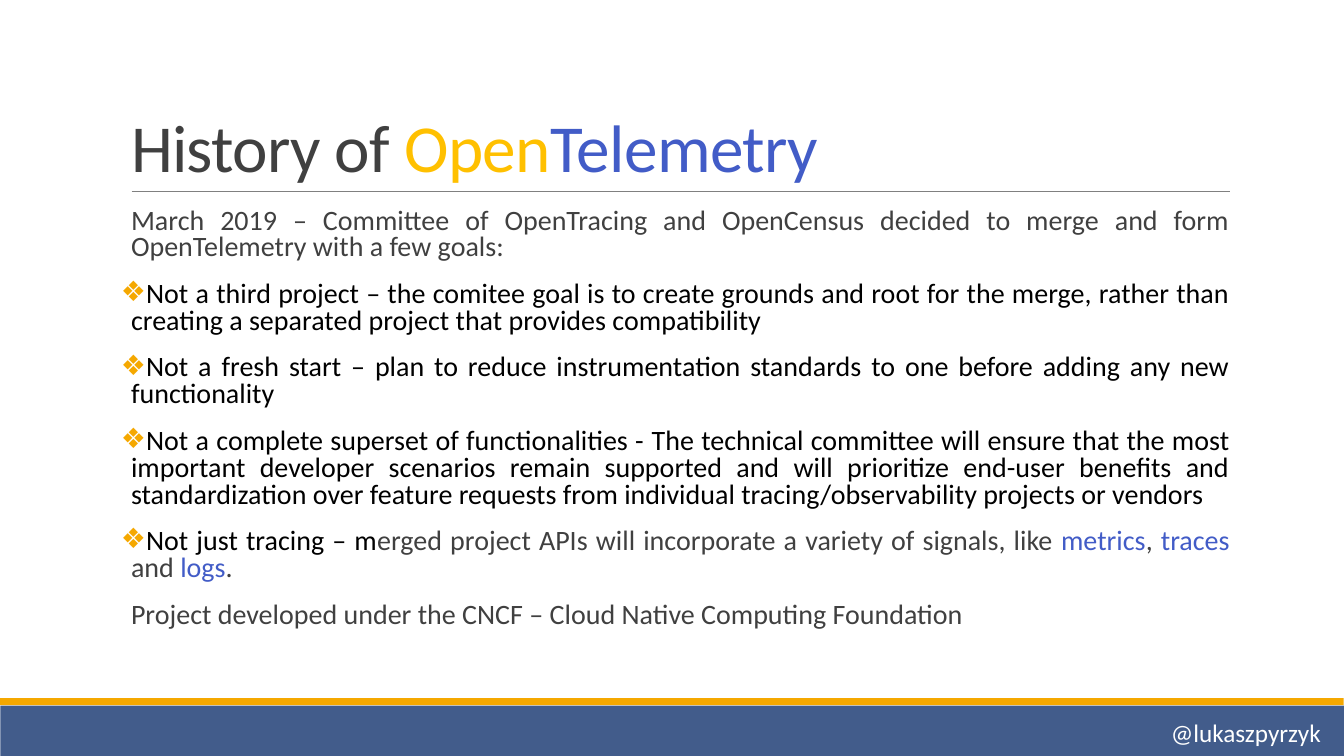
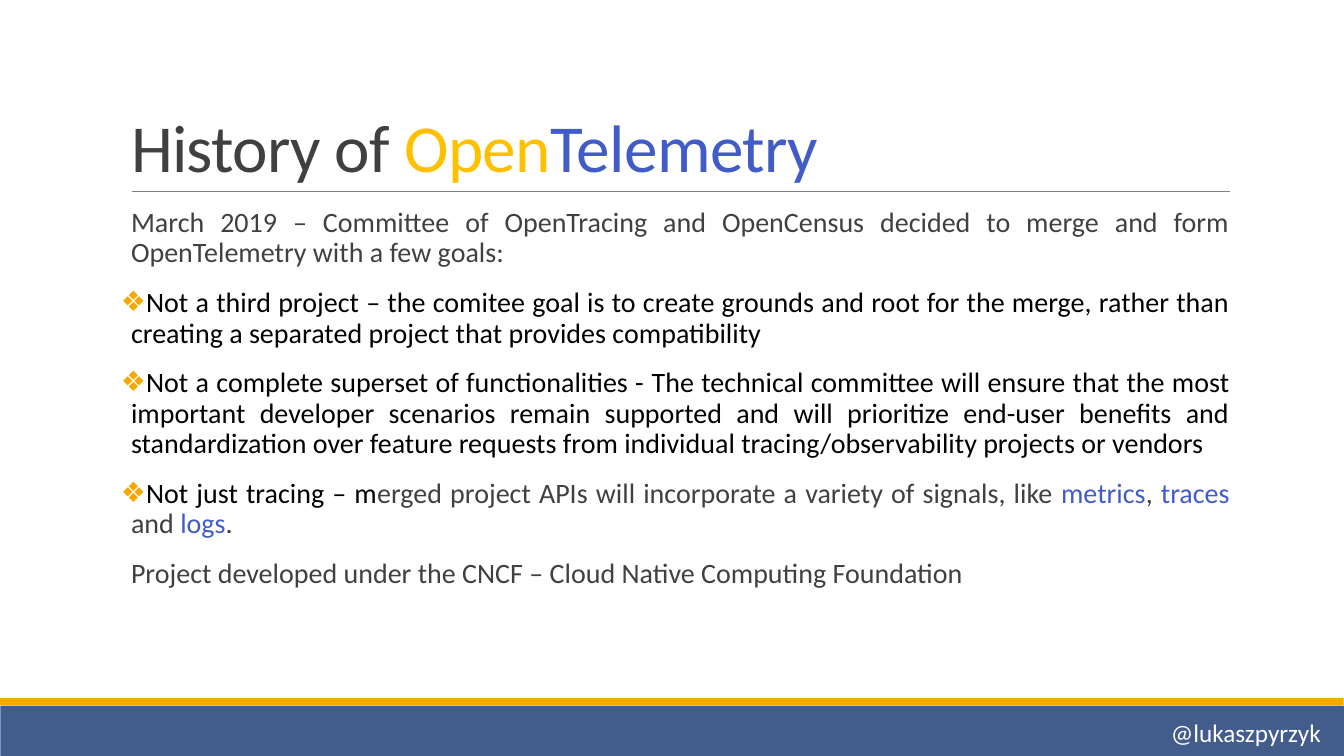
Before and after one commit to lukasz-pyrzyk/opentelemetry-demo, a slide deck: slide 11 of OpenTelemetry.pptx. Drawn at 1344x756 pixels with LibreOffice and Linux fonts; fonts in the diff are those of the drawing. Boxes give left, top, right and bottom in pixels: in the first picture for what was removed or moved away, otherwise in the second. Text is boxed around its words. In the diff, an @@ line names an element or a change of style, - is before the commit and + after.

```diff
--- a/OpenTelemetry.pptx
+++ b/OpenTelemetry.pptx
@@ text "March 2019 – Committee of ..." at [131, 212, 1230, 588]: line spacing 0.8 to 0.9 @@
@@ text at [131, 356, 1229, 408]: paragraph removed @@
-❖ Not a fresh start – plan to reduce instrumentation standards to one before adding any new functionality
```
Also in this commit, not shown: 1 other slide changed, 2 slides removed, 1 other file.
